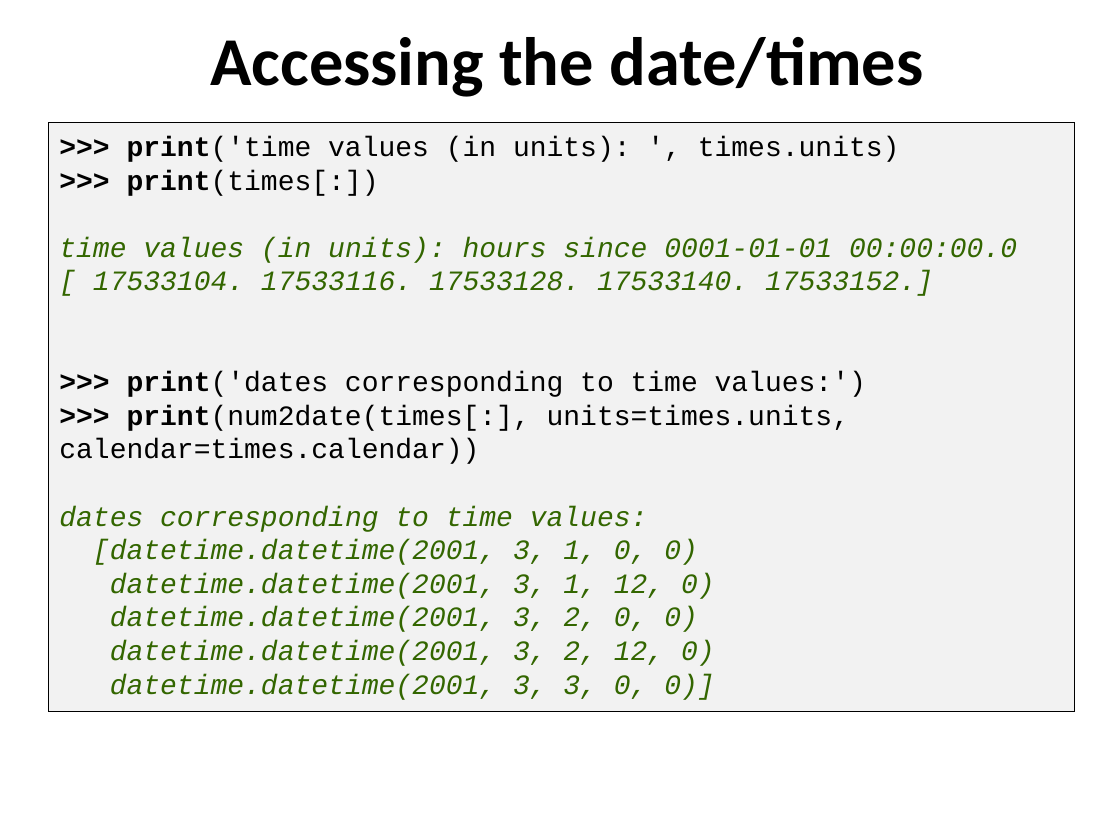
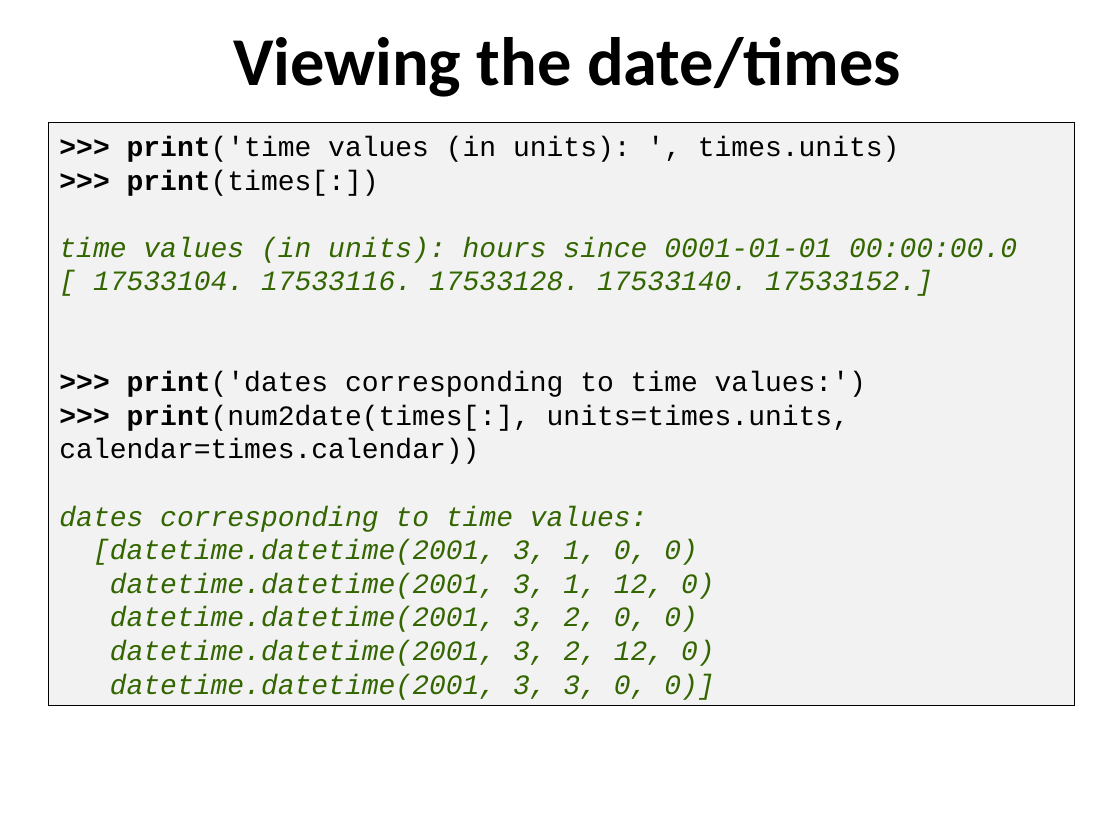
Before and after one commit to ncasuk/ncas-isc, a slide deck: slide 15 of python/presentations/read_write_data/11_create_netcdf_python.pptx (slide 17 before the commit). Drawn at 1120x840 pixels with LibreOffice and Linux fonts; fonts in the diff are those of the drawing; background and template pictures are left out. Boxes give left, top, right and bottom in pixels: in the first picture for what was removed or moved away, otherwise in the second. Text is boxed around its words. In the diff, an @@ line names an element or a change of style, - is before the commit and + after.

```diff
--- a/python/presentations/read_write_data/11_create_netcdf_python.pptx
+++ b/python/presentations/read_write_data/11_create_netcdf_python.pptx
@@ text at (233, 37, 901, 97): text changed @@
-Accessing the date/times
+Viewing the date/times
@@ rectangle ">>> print('time values (in units): ...": place and size @@
-rectangle ">>> print('time values (in units): ..." at (48, 123, 1074, 711)
+rectangle ">>> print('time values (in units): ..." at (48, 123, 1074, 706)
```
Also in this commit, not shown: 13 other slides changed, 2 slides removed, 5 other files.
